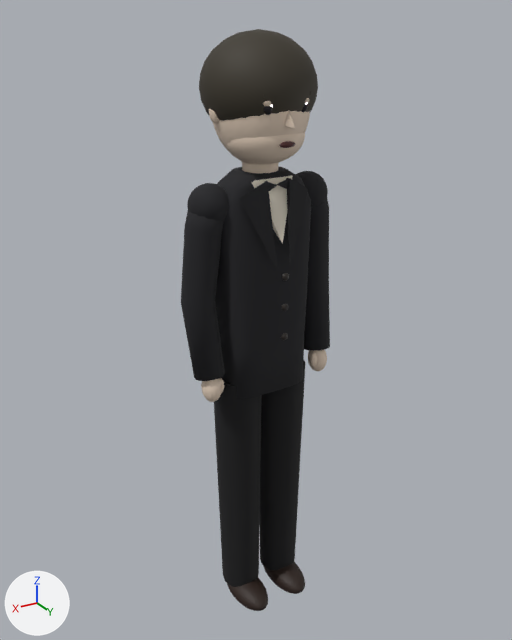
Renders of the FBX model Assets/Game/Resources/Models/People/spratt.fbx from each side of a commit.
Rendered twice from a camera (50 mm lens) standing at (1.015, 1.67, 1.84) and looking at (-0.01, -0.038, 0.986). Arrows for +X, +Y and +Z are at lower left; the lights stay in place. The older version comes first. Where no turn or scale is listed for an object, it has been applied to the vertices. Vertices at exactly the same position are counted once.

The first picture shows 'Body', 'HandL', 'HandR', 'Head' and 2 more.
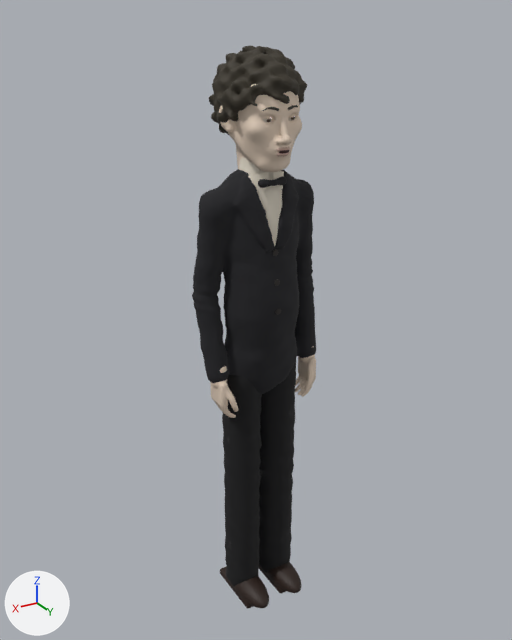
Where the change shows, as pixel boxes [x1, y1, x2, y2] in the pictures (512 x 640 px):
'Body', reshaped (17% narrower): before [181, 166, 330, 611]; after [192, 158, 316, 609]
'Head', reshaped: before [199, 29, 318, 174]; after [209, 45, 307, 172]
'HandR', reshaped, moved: before [308, 349, 327, 371]; after [295, 346, 316, 397]
'HandL', reshaped, moved (21% wider, 112% taller): before [201, 378, 224, 402]; after [210, 366, 238, 418]
part 1 of me_head, rebuilt: before [213, 111, 310, 165]; after [219, 84, 302, 172]
part 2 of me_head, deleted: before [285, 110, 295, 128]
part 3 of me_head, deleted: before [242, 162, 279, 174]
part 4 of me_head, cut back: before [199, 29, 318, 164]; after [209, 45, 307, 135]
part 5 of me_handr, rebuilt: before [308, 349, 327, 371]; after [295, 346, 316, 397]
part 6 of me_handr, deleted: before [310, 352, 317, 367]
part 7 of me_handl, rebuilt: before [201, 378, 222, 402]; after [210, 366, 238, 418]
part 8 of me_body, rebuilt: before [263, 562, 305, 594]; after [259, 562, 302, 594]
part 9 of me_body, rebuilt: before [227, 578, 268, 611]; after [220, 566, 269, 609]
part 10 of me_body, rebuilt (29% wider): before [215, 166, 311, 399]; after [192, 169, 316, 394]
part 11 of me_body, rebuilt (60% wider, 7% taller): before [259, 360, 305, 570]; after [222, 361, 296, 586]
part 12 of me_body, added (pale yellow): after [239, 158, 282, 246]
part 13 of me_body, added: after [258, 176, 287, 188]
part 14 of me_body, added: after [254, 172, 269, 191]
part 15 of me_body, added: after [272, 171, 284, 189]
part 16 of me_body, deleted: before [282, 273, 289, 281]
part 17 of me_body, deleted (black): before [214, 377, 262, 587]
part 18 of me_body, cut back: before [181, 171, 330, 381]

What changed in the scene script:
```text
Change me_handl:
    remove me_handl.from_pydata(...)  # 628 vertices, 672 faces; spans x -0.034..0.028, y -0.035..0.035, z -0.045..0.045
    add me_handl.from_pydata(...)  # 1252 vertices, 2500 faces; spans x -0.0381..0.026, y -0.04..0.0585, z -0.0873..0.101
    me_handl part 7: the loose piece of 314 vertices spanning x -0.028..0.028, y -0.035..0.035, z -0.045..0.045 is rebuilt with 1252 vertices and now spans x -0.0381..0.026, y -0.04..0.0585, z -0.0873..0.101
    other edits to the shape of me_handl do not show in these pictures
Change me_handr:
    remove me_handr.from_pydata(...)  # 628 vertices, 672 faces; spans x -0.028..0.034, y -0.035..0.035, z -0.045..0.045
    add me_handr.from_pydata(...)  # 1252 vertices, 2500 faces; spans x -0.026..0.0381, y -0.04..0.0586, z -0.0874..0.101
    me_handr part 5: the loose piece of 314 vertices spanning x -0.028..0.028, y -0.035..0.035, z -0.045..0.045 is rebuilt with 1252 vertices and now spans x -0.026..0.0381, y -0.04..0.0586, z -0.0874..0.101
    me_handr part 6: the loose piece of 314 vertices spanning x 0.01..0.034, y 0.0..0.024, z -0.02..0.03 is deleted
Change me_head:
    remove me_head.from_pydata(...)  # 2654 vertices, 2810 faces; spans x -0.156..0.156, y -0.167..0.164, z -0.04..0.357
    add me_head.from_pydata(...)  # 10099 vertices, 19999 faces; spans x -0.123..0.12, y -0.159..0.139, z -0.073..0.318
    me_head part 1: the loose piece of 610 vertices spanning x -0.13..0.13, y -0.136..0.136, z 0.012..0.322 is rebuilt with 7093 vertices and now spans x -0.108..0.108, y -0.125..0.139, z -0.073..0.289
    me_head part 2: the loose piece of 28 vertices spanning x -0.011..0.011, y 0.128..0.164, z 0.13..0.179 is deleted
    me_head part 3: the loose piece of 24 vertices spanning x -0.05..0.05, y -0.05..0.05, z -0.04..0.082 is deleted
    me_head part 4: 1049 vertices removed from x -0.156..0.156, y -0.167..0.147, z 0.02..0.357; 3005 vertices added at x -0.123..0.12, y -0.159..0.12, z 0.075..0.318
    other edits to the shape of me_head do not show in these pictures
    remove me_head.materials.append(mat_skin_dac7b4)  # beige #dac7b4
    remove me_head.materials.append(mat_skin_d1bfac)  # beige #d1bfac
    add me_head.materials.append(mat_skin_c7a79a)  # beige #c7a79a
Change me_body:
    remove me_body.from_pydata(...)  # 2657 vertices, 2731 faces; spans x -0.247..0.247, y -0.097..0.15, z -0.955..0.5
    add me_body.from_pydata(...)  # 9305 vertices, 18057 faces; spans x -0.202..0.203, y -0.1..0.15, z -0.95..0.544
    me_body part 8: the loose piece of 314 vertices spanning x -0.13..-0.02, y -0.07..0.15, z -0.955..-0.875 is rebuilt with 302 vertices and now spans x -0.111..-0.021, y -0.1..0.15, z -0.95..-0.872
    me_body part 9: the loose piece of 314 vertices spanning x 0.02..0.13, y -0.07..0.15, z -0.955..-0.875 is rebuilt with 302 vertices and now spans x 0.02..0.111, y -0.1..0.15, z -0.95..-0.872
    me_body part 10: the loose piece of 280 vertices spanning x -0.148..0.148, y -0.097..0.098, z -0.15..0.5 is rebuilt with 5996 vertices and now spans x -0.202..0.203, y -0.089..0.102, z -0.188..0.503
    me_body part 11: the loose piece of 24 vertices spanning x -0.155..-0.005, y -0.075..0.075, z -0.89..-0.11 is rebuilt with 1283 vertices and now spans x -0.126..0.125, y -0.066..0.063, z -0.918..-0.041
    me_body part 12: a new loose piece of 750 vertices spanning x -0.061..0.061, y -0.085..0.083, z 0.252..0.544, in mat_cloth_e0d8c8 (pale yellow #e0d8c8)
    me_body part 13: a new loose piece of 252 vertices spanning x -0.044..0.044, y 0.052..0.081, z 0.466..0.49, in mat_cloth_1e1e22 (black #1e1e22)
    me_body part 14: a new loose piece of 28 vertices spanning x 0.006..0.047, y 0.045..0.068, z 0.458..0.504, in mat_cloth_e0d8c8 (pale yellow #e0d8c8)
    me_body part 15: a new loose piece of 28 vertices spanning x -0.047..-0.006, y 0.045..0.068, z 0.458..0.504, in mat_cloth_e0d8c8 (pale yellow #e0d8c8)
    me_body part 16: the loose piece of 314 vertices spanning x -0.011..0.011, y 0.13..0.141, z 0.219..0.241 is deleted
    me_body part 17: the loose piece of 24 vertices spanning x 0.005..0.155, y -0.075..0.075, z -0.89..-0.11 is deleted
    me_body part 18: 759 vertices removed from x -0.247..0.247, y -0.06..0.125, z -0.078..0.49; 4 vertices added at x -0.047..0.048, y 0.0..0.001, z 0.42
    other edits to the shape of me_body do not show in these pictures
    remove me_body.materials.append(mat_cloth_19191c)  # black #19191c
Change ob_handl:
    ob_handl.location: (0.188, 0.04, 0.845) -> (0.157, 0.028, 0.815)
Change ob_handr:
    ob_handr.location: (-0.188, 0.04, 0.845) -> (-0.157, 0.028, 0.815)
```
